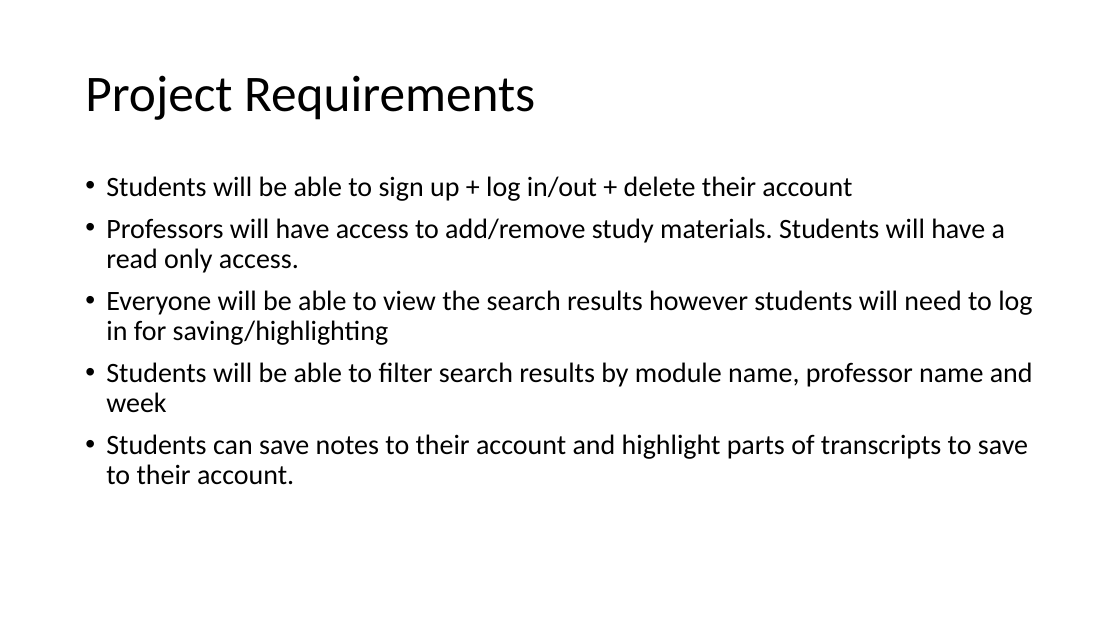
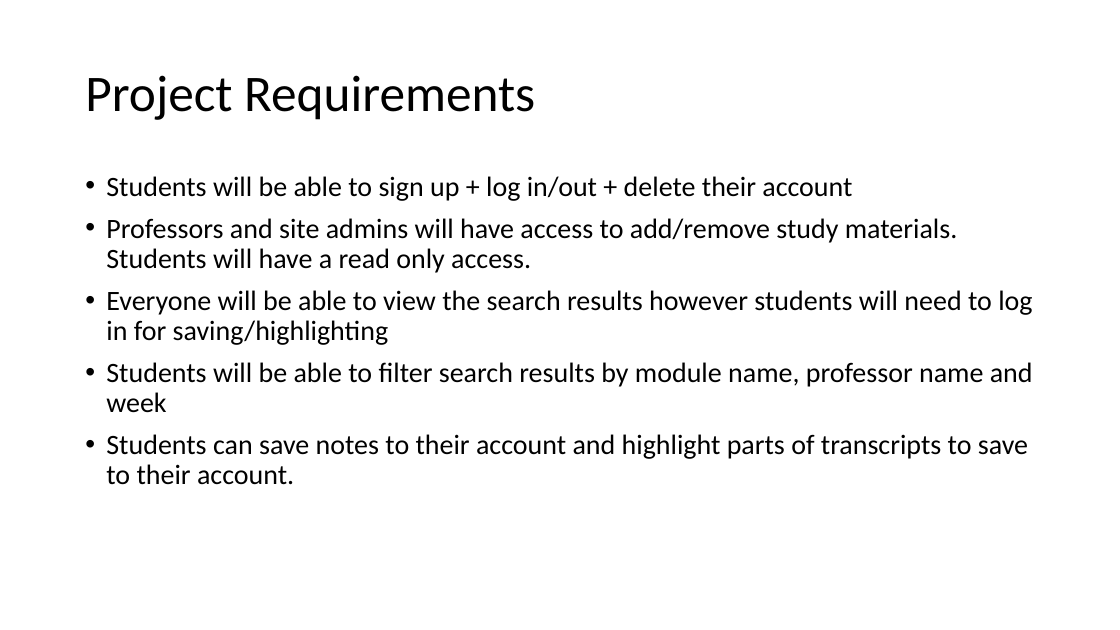
Before and after one commit to Ishitanarsiker/WAD2_GroupProject, a slide deck: slide 3 of DesignSpecification.pptx. Drawn at 1120x630 pixels with LibreOffice and Linux fonts; fonts in the diff are those of the drawing. Boxes give left, top, right and bottom in pixels: in the first picture for what was removed or moved away, otherwise in the second. Text is boxed around its words. In the diff, an @@ line names an element or a change of style, - is before the commit and + after.

```diff
--- a/DesignSpecification.pptx
+++ b/DesignSpecification.pptx
@@ text at bbox=[106, 218, 958, 273]: text changed @@
-• Professors will have access to add/remove study materials. Students will have a read only access.
+• Professors and site admins will have access to add/remove study materials. Students will have a read only access.
```
Also in this commit, not shown: 1 other slide changed, 4 slides added.
